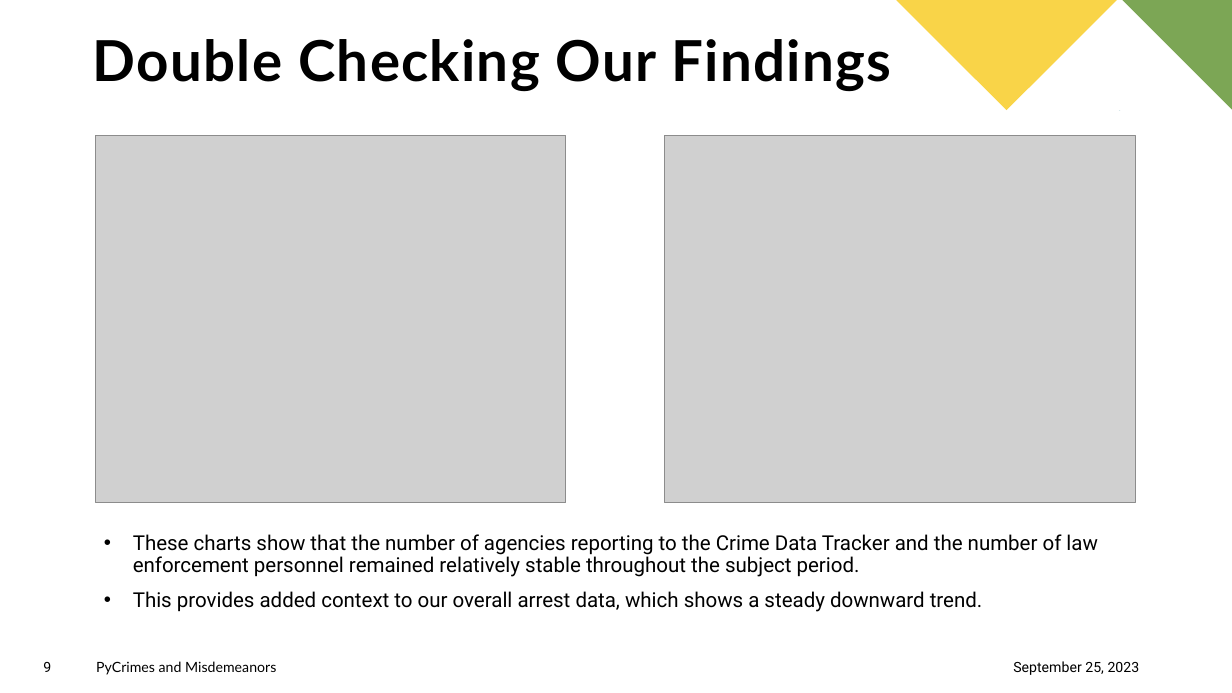
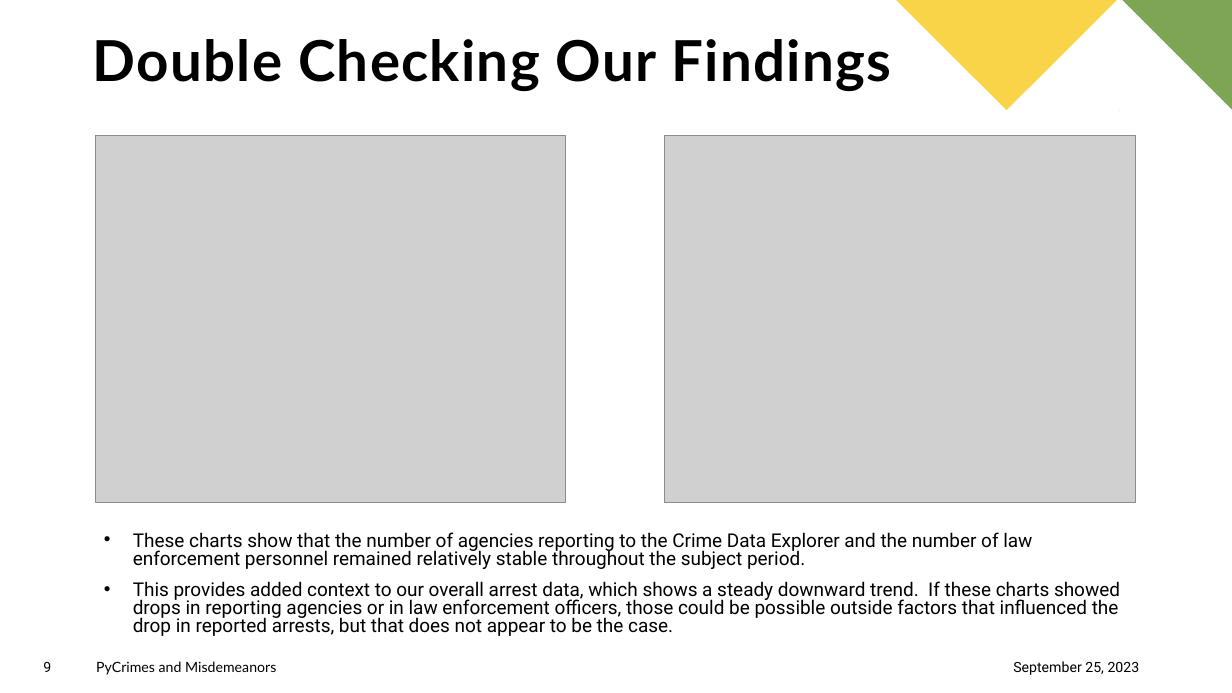
Before and after one commit to S-Bonillas/P1-PyCrimes_and_Misdemeanors, a slide deck: slide 9 of PyCrimes_Final/PyCrimes_Presentation.pptx. Drawn at 1232x693 pixels with LibreOffice and Linux fonts; fonts in the diff are those of the drawing; grey boxes stand for pictures. Boxes give left, top, right and bottom in pixels: in the first picture for what was removed or moved away, otherwise in the second. Text is boxed around its words. In the diff, an @@ line names an element or a change of style, - is before the commit and + after.

```diff
--- a/PyCrimes_Final/PyCrimes_Presentation.pptx
+++ b/PyCrimes_Final/PyCrimes_Presentation.pptx
@@ text at (x1=133, y1=532, x2=1120, y2=636): text changed; size 16 to 14.8 pt @@
-• These charts show that the number of agencies reporting to the Crime Data Tracker and the number of law enforcement personnel remained relatively stable throughout the subject period.
-• This provides added context to our overall arrest data, which shows a steady downward trend.
+• These charts show that the number of agencies reporting to the Crime Data Explorer and the number of law enforcement personnel remained relatively stable throughout the subject period.
+• This provides added context to our overall arrest data, which shows a steady downward trend. If these charts showed drops in reporting agencies or in law enforcement officers, those could be possible outside factors that influenced the drop in reported arrests, but that does not appear to be the case.
```
Also in this commit, not shown: 7 other slides changed, 1 slide added, 2 other files.
